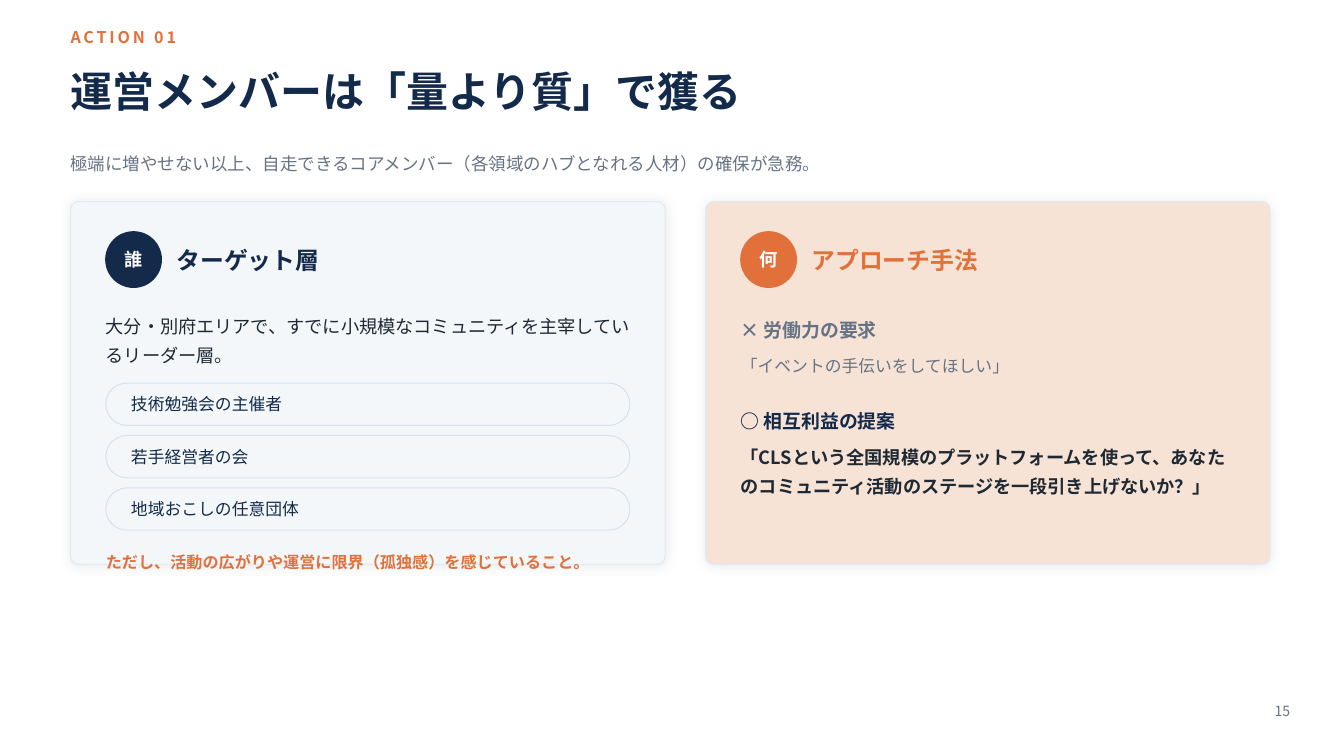
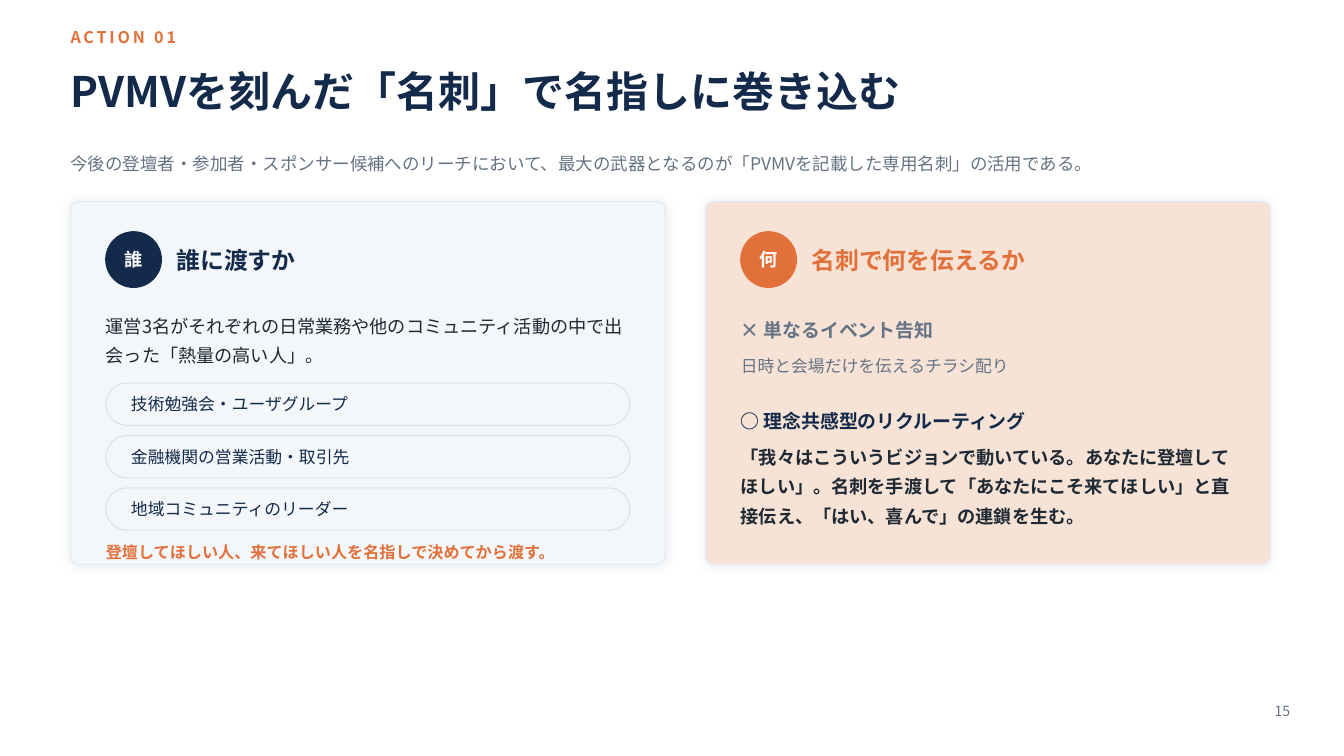
Before and after one commit to RyoWakabayashi/cls-beppu, a slide deck: slide 15 of docs/meetings/20260816/CLS別府第2回企画立案.pptx. Drawn at 1344x756 pixels with LibreOffice and Linux fonts; fonts in the diff are those of the drawing. Boxes give left, top, right and bottom in pixels: in the first picture for what was removed or moved away, otherwise in the second. Text is boxed around its words. In the diff, an @@ line names an element or a change of style, - is before the commit and + after.

```diff
--- a/docs/meetings/20260816/CLS別府第2回企画立案.pptx
+++ b/docs/meetings/20260816/CLS別府第2回企画立案.pptx
@@ text at (71, 71, 901, 111): text changed @@
-運営メンバーは「量より質」で獲る
+PVMVを刻んだ「名刺」で名指しに巻き込む
@@ text at (71, 155, 1093, 172): text changed @@
-極端に増やせない以上、自走できるコアメンバー（各領域のハブとなれる人材）の確保が急務。
+今後の登壇者・参加者・スポンサー候補へのリーチにおいて、最大の武器となるのが「PVMVを記載した専用名刺」の活用である。
@@ text at (176, 248, 295, 271): text changed @@
-ターゲット層
+誰に渡すか
@@ text at (811, 248, 1025, 271): text changed @@
-アプローチ手法
+名刺で何を伝えるか
@@ text at (106, 317, 623, 364): text changed @@
-大分・別府エリアで、すでに小規模なコミュニティを主宰しているリーダー層。
+運営3名がそれぞれの日常業務や他のコミュニティ活動の中で出会った「熱量の高い人」。
@@ text at (764, 321, 933, 339): text changed @@
-× 労働力の要求
+× 単なるイベント告知
@@ text at (741, 358, 1009, 374): text changed @@
-「イベントの手伝いをしてほしい」
+日時と会場だけを伝えるチラシ配り
@@ text at (131, 396, 348, 412): text changed @@
-技術勉強会の主催者
+技術勉強会・ユーザグループ
@@ text at (764, 412, 1026, 430): text changed @@
-○ 相互利益の提案
+○ 理念共感型のリクルーティング
@@ text at (131, 449, 349, 465): text changed @@
-若手経営者の会
+金融機関の営業活動・取引先
@@ text at (741, 448, 1230, 525): text changed @@
-「CLSという全国規模のプラットフォームを使って、あなたのコミュニティ活動のステージを一段引き上げないか？」
+「我々はこういうビジョンで動いている。あなたに登壇してほしい」。名刺を手渡して「あなたにこそ来てほしい」と直接伝え、「はい、喜んで」の連鎖を生む。
@@ text at (131, 501, 348, 517): text changed @@
-地域おこしの任意団体
+地域コミュニティのリーダー
@@ text at (106, 544, 555, 560): text changed @@
-ただし、活動の広がりや運営に限界（孤独感）を感じていること。
+登壇してほしい人、来てほしい人を名指しで決めてから渡す。
```
Also in this commit, not shown: 11 other slides changed, 2 other files.
